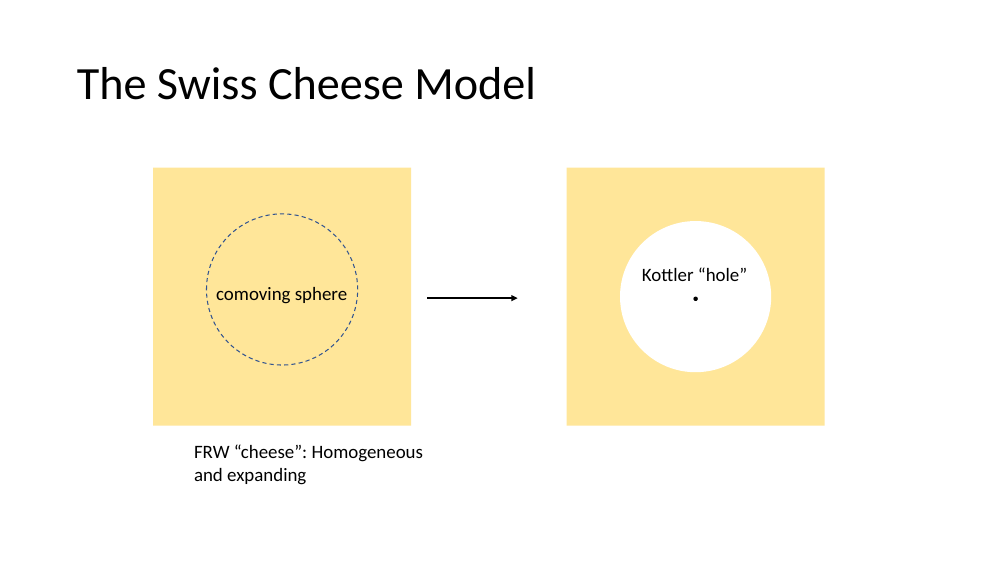
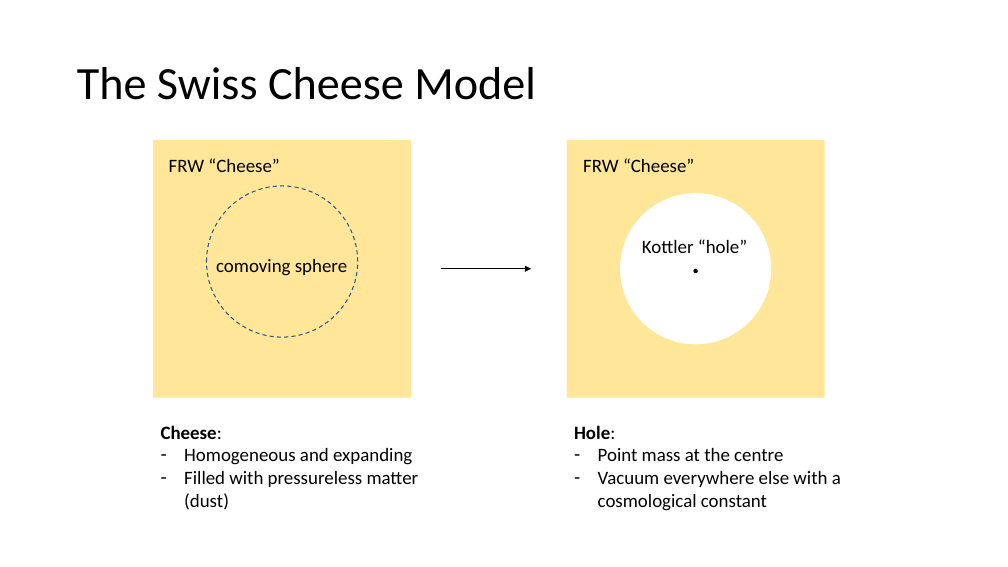
Before and after one commit to lingxz/lightbending, a slide deck: slide 8 of presentation2.pptx (slide 3 before the commit). Drawn at 1008x567 pixels with LibreOffice and Linux fonts; fonts in the diff are those of the drawing. Boxes give left, top, right and bottom in pixels: in the first picture for what was removed or moved away, otherwise in the second. Text is boxed around its words. In the diff, an @@ line names an element or a change of style, - is before the commit and + after.

```diff
--- a/presentation2.pptx
+++ b/presentation2.pptx
@@ text at [169, 158, 279, 172]: text changed @@
-FRW “cheese”: Homogeneous and expanding
+FRW “Cheese”
@@ text added at [583, 158, 694, 172], 18 pt, text #000000 @@
+FRW “Cheese”
@@ arrow moved from (427, 298) - (518, 298) to (441, 268) - (532, 268) @@
@@ 3 ellipses, 2 texts, 2 rectangles: place and size @@
-3 ellipses, 2 texts, 2 rectangles at [154, 168, 825, 426]
+3 ellipses, 2 texts, 2 rectangles at [154, 140, 825, 398]
@@ text added at [161, 425, 419, 510], 18 pt, text #000000 @@
+Cheese:
+– Homogeneous and expanding
+– Filled with pressureless matter (dust)
@@ text added at [574, 425, 841, 511], 18 pt, text #000000 @@
+Hole:
+– Point mass at the centre
+– Vacuum everywhere else with a cosmological constant
```
Also in this commit, not shown: 8 other slides changed, 13 slides added, 6 slides removed, 36 other files.
